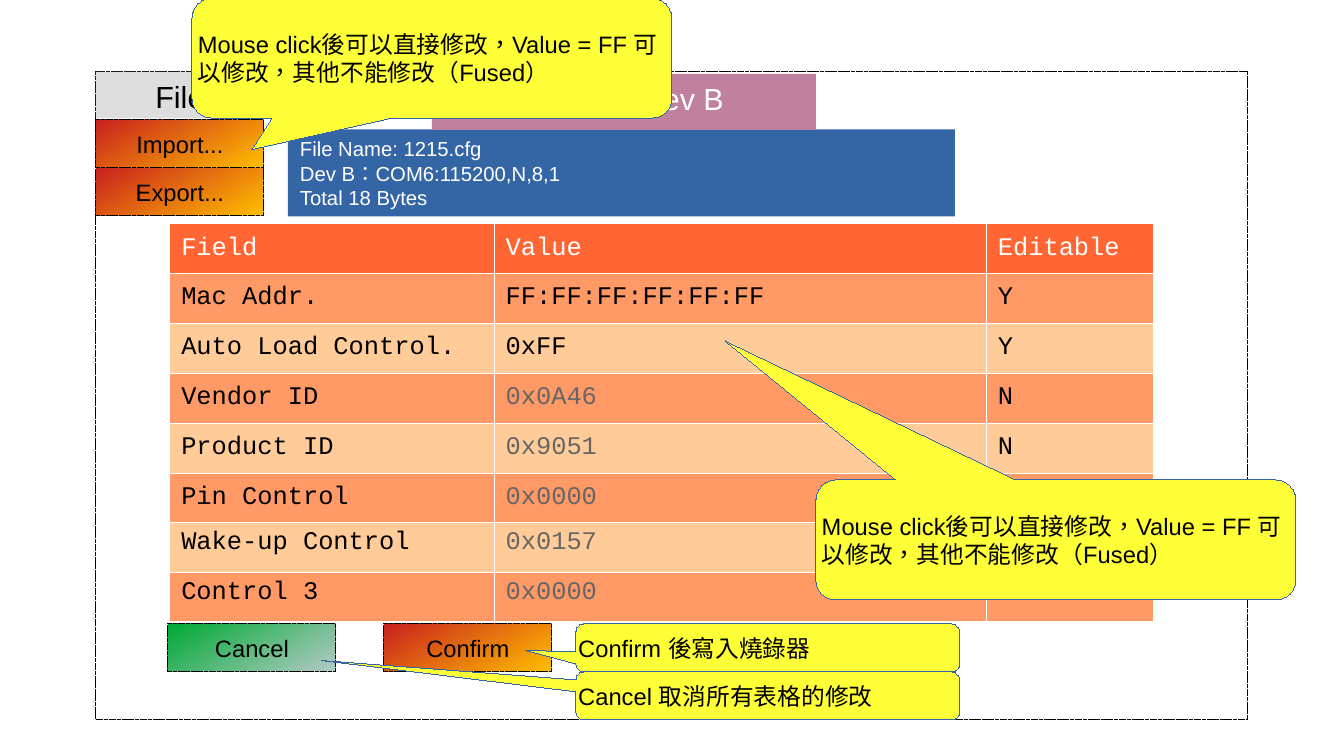
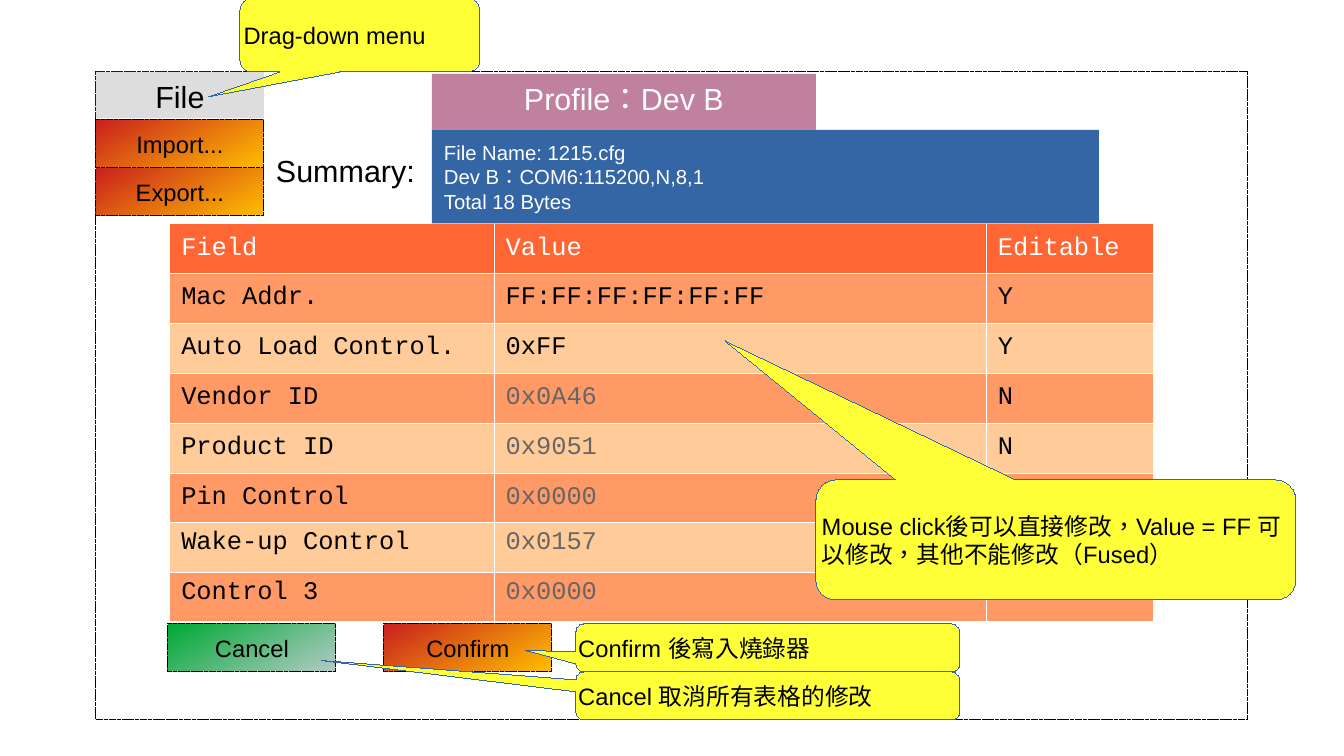
Before and after one commit to tomjpsun/obsidianVaults, a slide deck: slide 5 of DM9051A OTP 燒錄專案/8051A OTP GUI.odp. Drawn at 1344x756 pixels with LibreOffice and Linux fonts; fonts in the diff are those of the drawing. Boxes give left, top, right and bottom in pixels: in the first picture for what was removed or moved away, otherwise in the second. Text is boxed around its words. In the diff, an @@ line names an element or a change of style, - is before the commit and + after.

```diff
--- a/DM9051A OTP 燒錄專案/8051A OTP GUI.odp
+++ b/DM9051A OTP 燒錄專案/8051A OTP GUI.odp
@@ rounded speech box removed at bbox=[191, 0, 672, 118] @@
-Mouse click後可以直接修改，Value = FF 可以修改，其他不能修改（Fused）
@@ rounded speech box added at bbox=[240, 0, 481, 73], fill #FFFF38, outline #3465A4 0 pt, 14 pt, text #000000 @@
+Drag-down menu
@@ rectangle "File Name: 1215.cfg Dev B：COM6:115200,N,8,1 ...": place and size @@
-rectangle "File Name: 1215.cfg Dev B：COM6:115200,N,8,1 ..." at bbox=[288, 129, 955, 216]
+rectangle "File Name: 1215.cfg Dev B：COM6:115200,N,8,1 ..." at bbox=[432, 130, 1099, 224]
@@ text added at bbox=[276, 160, 415, 188], 18 pt, text #000000 @@
+Summary:
```
Also in this commit, not shown: 1 other slide changed, 1 other file.
